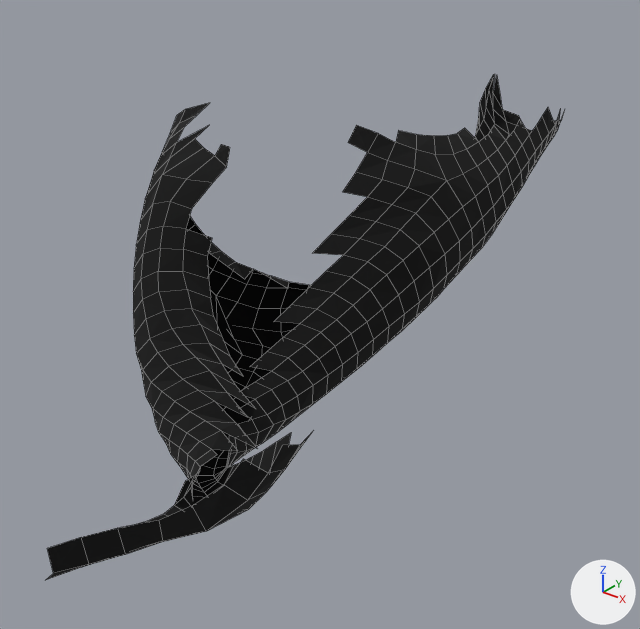
What one commit did to the OBJ model QS_project/data/Remeshing/Last_ex_1/Last_ex_1_Remeshed.obj.
Camera for both pictures: a 50 mm camera at (5.77, -10.98, 5.62) aimed at (-1.76, -1.57, -0.22). Arrows for +X, +Y and +Z are at lower right; the lights stay in place. Mesh edges are drawn as thin lines. Where no turn or scale is listed for an object, it has been applied to the vertices.

The first picture shows 'Last_ex_1_Remeshed'.
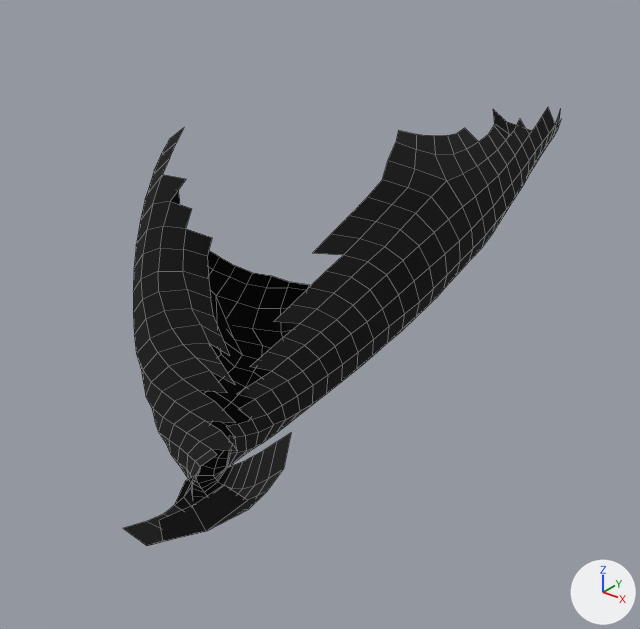
Commit message: Fix Remeshed

Changed parts and their boxes (x1, y1, x2, y2) in the pictures (640 x 629 px):
'Last_ex_1_Remeshed', reshaped (15% narrower, 13% shorter)
    before: (46, 74, 562, 580)
    after: (123, 107, 561, 546)
part 1 of me_last_ex_1_remeshed, deleted (black)
    before: (475, 74, 562, 142)
part 2 of me_last_ex_1_remeshed, deleted (black)
    before: (162, 103, 396, 288)
part 3 of me_last_ex_1_remeshed, deleted (black)
    before: (46, 343, 312, 580)

The edits, one by one:
me_last_ex_1_remeshed is used by ob_last_ex_1_remeshed; location (0.0, 0.0, 0.0).
Verts and faces of me_last_ex_1_remeshed; kept vertices keep their numbers, new ones are numbered from 600.
Before the commit, vertices of me_last_ex_1_remeshed: 224 (-1.86, -3.81, -0.24) at pixel (209, 370), 226 (-1.83, -3.19, -0.6) at pixel (243, 376), 227 (-2.2, -3.47, -0.06) at pixel (208, 342), 228 (-2.12, -3.17, -0.36) at pixel (229, 355), 229 (-1.94, -3.49, -0.29) at pixel (221, 363).
Before the commit, vertices of me_last_ex_1_remeshed: 266 (-1.8, -4.08, -0.39) at pixel (198, 390), 269 (-1.47, -4.12, -0.42) at pixel (214, 401), 270 (-1.32, -3.51, -0.78) at pixel (256, 409), 271 (-1.68, -3.51, -0.53) at pixel (235, 384), 272 (-1.54, -3.82, -0.45) at pixel (227, 392).
Before the commit, vertices of me_last_ex_1_remeshed: 305 (-1.39, -4.38, -0.55) at pixel (205, 420), 307 (-1.18, -3.82, -0.69) at pixel (247, 417), 308 (-1.09, -4.14, -0.58) at pixel (235, 422), 339 (-1.04, -4.45, -0.51) at pixel (220, 430), 341 (-0.64, -4.23, -0.74) at pixel (257, 448).
Before the commit, vertices of me_last_ex_1_remeshed: 517 (0.21, -6.73, -0.16), 518 (0.14, -7.06, -0.11) at pixel (114, 556), 545 (0.78, -5.6, 0.09) at pixel (267, 491), 546 (0.85, -5.96, 0.22) at pixel (247, 500), 547 (0.39, -7.11, 0.08) at pixel (125, 554).
Before the commit, vertices of me_last_ex_1_remeshed: 548 (0.48, -6.74, 0.04) at pixel (163, 541), 549 (0.05, -7.37, -0.08) at pixel (81, 567), 550 (-0.03, -7.71, -0.04) at pixel (45, 580), 574 (0.68, -5.23, 0.12), 575 (0.85, -5.19, 0.4) at pixel (298, 449).
Before the commit, vertices of me_last_ex_1_remeshed: 576 (1.02, -5.15, 0.68), 577 (0.94, -5.51, 0.37) at pixel (284, 469), 578 (1.07, -5.42, 0.68) at pixel (300, 444), 580 (0.97, -5.78, 0.49) at pixel (268, 473), 581 (1.07, -5.67, 0.8) at pixel (282, 445).
Before the commit, vertices of me_last_ex_1_remeshed: 583 (0.89, -6.04, 0.77) at pixel (243, 458), 584 (0.8, -6.22, 0.54) at pixel (223, 484), 585 (0.56, -6.83, 0.38) at pixel (159, 520), 586 (0.28, -7.43, 0.13) at pixel (89, 564), 587 (0.31, -7.49, 0.49) at pixel (81, 537).
Before the commit, vertices of me_last_ex_1_remeshed: 588 (0.41, -7.18, 0.44) at pixel (117, 527), 589 (0.17, -7.74, 0.17) at pixel (53, 573), 590 (0.23, -7.79, 0.52) at pixel (47, 548).
me_last_ex_1_remeshed had 600 vertices, 510 faces and spanned x -5.0..1.07, y -7.79..4.84, z -2.04..2.47.
me_last_ex_1_remeshed now has 524 vertices, 452 faces and spans x -4.82..0.85, y -6.83..4.62, z -2.04..2.28.
Part 1, on me_last_ex_1_remeshed:
23 vertices are removed from x -2.3..-0.84, y 2.03..4.84, z 1.15..2.47.
18 faces are deleted.
Part 2, on me_last_ex_1_remeshed:
33 vertices are removed from x -5.0..-1.83, y -2.57..-0.07, z 0.02..2.47.
25 faces are deleted.
Part 3, on me_last_ex_1_remeshed:
Vertices deleted: 226, 270, 307, 341, 518, 547, 549, 550, 575 to 578, 580, 581, 583, 586 to 590 (with the faces that use them).
